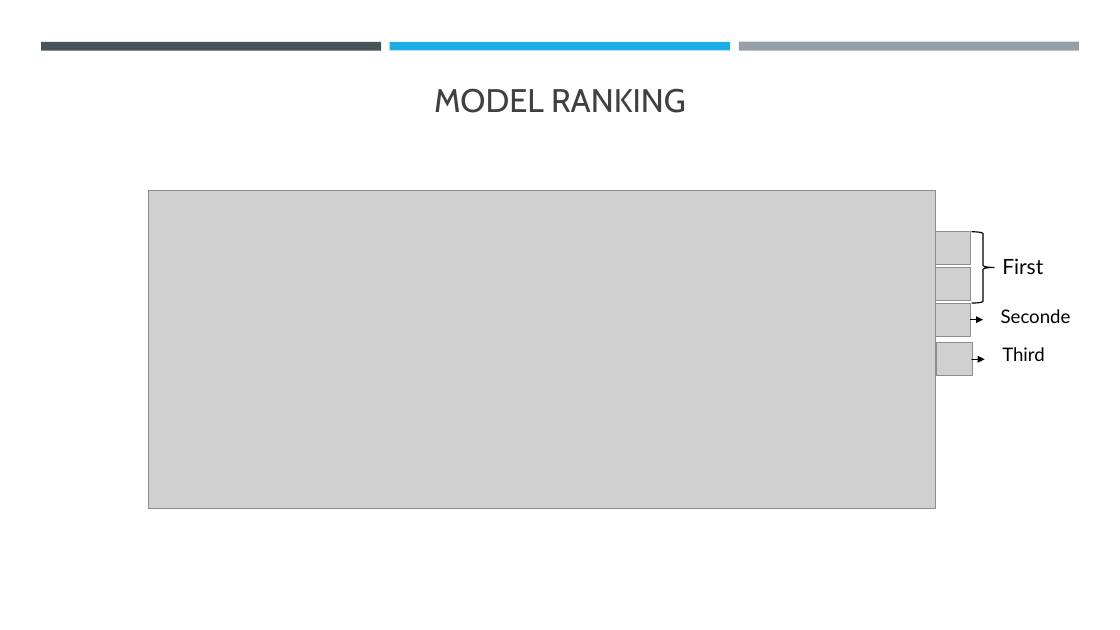
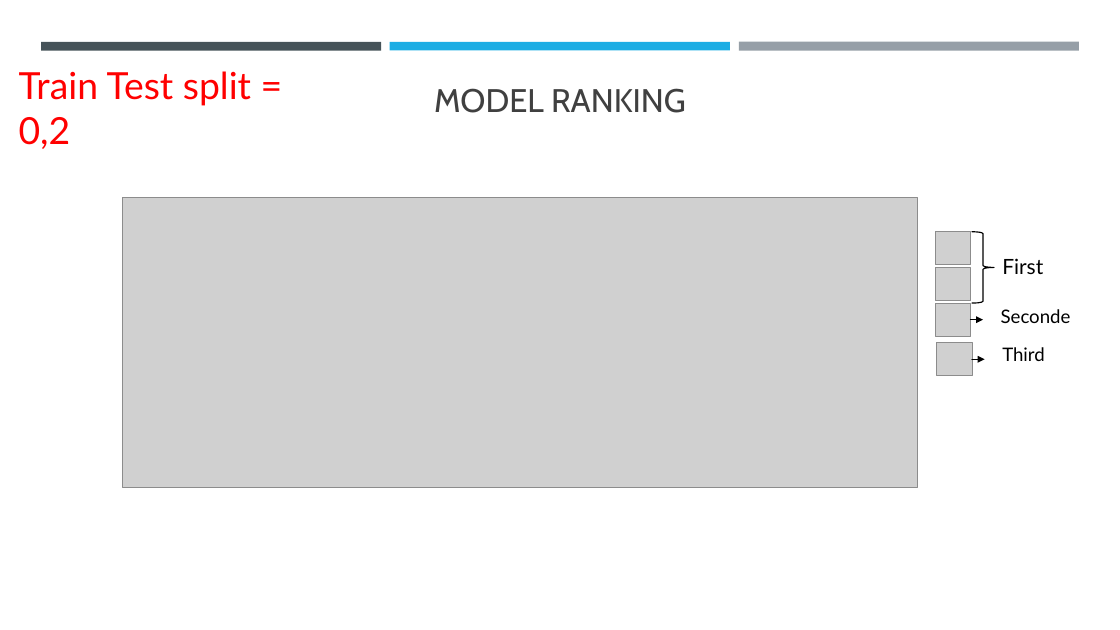
Before and after one commit to EmilienN/Data-Science-Portfolio, a slide deck: slide 8 of Projet -- Fraudulent Activities/Fraudulent Activities.pptx. Drawn at 1120x630 pixels with LibreOffice and Linux fonts; fonts in the diff are those of the drawing; grey boxes stand for pictures. Boxes give left, top, right and bottom in pixels: in the first picture for what was removed or moved away, otherwise in the second. Text is boxed around its words. In the diff, an @@ line names an element or a change of style, - is before the commit and + after.

```diff
--- a/Projet -- Fraudulent Activities/Fraudulent Activities.pptx
+++ b/Projet -- Fraudulent Activities/Fraudulent Activities.pptx
@@ text added at box(19, 71, 251, 149), 32 pt, text #FF0000 @@
+Train Test split = 0,2
@@ picture: place and size @@
-picture at box(149, 191, 935, 508)
+picture at box(123, 198, 918, 488)
```
Also in this commit, not shown: 2 other slides changed, 1 slide added, 2 other files.
